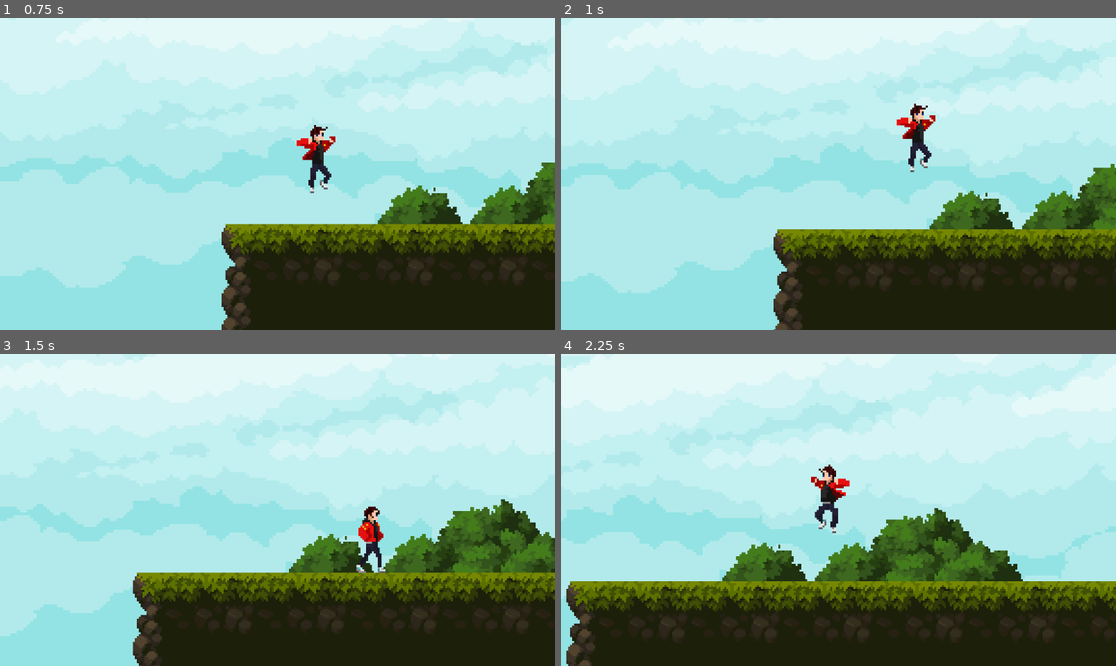
Above: before the commit, frames 1-4 (two rows, left to right).
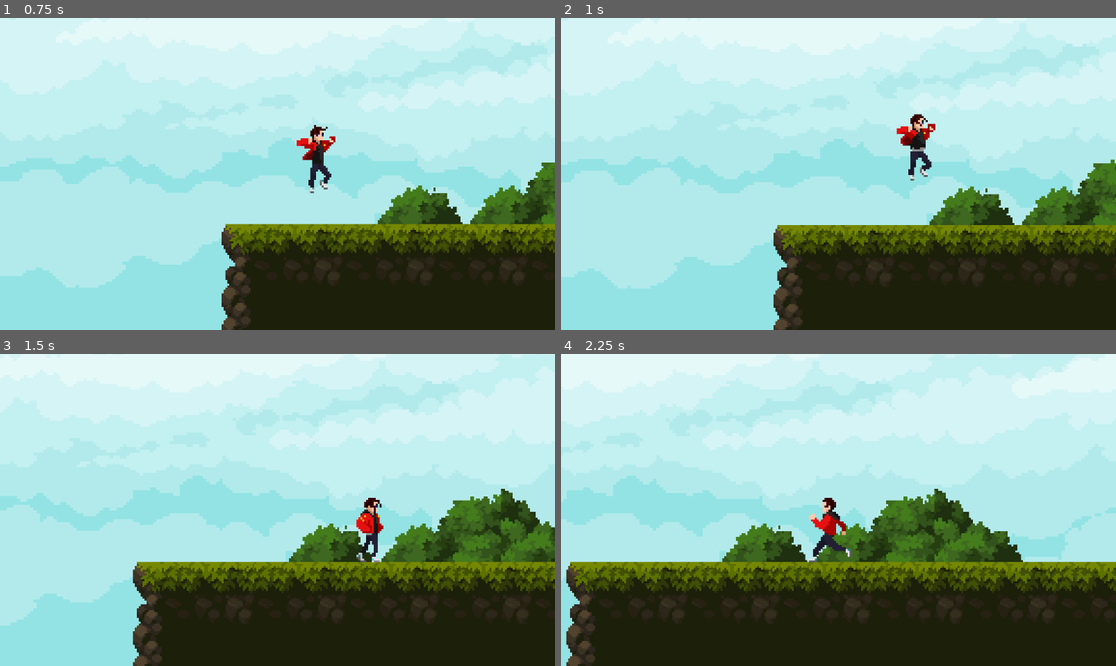
Above: after the commit, the same moments.

Repository: Chackal099/ProjetoPursuit
Game: Godot game, scene res://Levels/test_level.tscn
The game is run twice, just before and just after one commit, with the same random seed, the same clock (stepped at 60 frames per second) and the same inputs.
Inputs:
- Up to frame 1 (0.75 s): hold D (right) from 0.53 s (still down); tap Space (jump) at 0.6 s
- Up to frame 2 (1 s): keep holding D (right); tap Space (jump) at 0.77 s
- Up to frame 3 (1.5 s): keep holding D (right); tap Space (jump) at 1.07 s; tap S (crouch) at 1.35 s
- Up to frame 4 (2.25 s): tap Space (jump) at 1.52, 1.55, 1.82 s; release D (right) at 2.03 s; hold A (left) from 2.03 s (still down); hold Shift (run) from 2.03 s (still down)

Frame 1 is identical in both runs. In frame 2, 8.4% of the frame differs, in the area x 0-100%, y 1-100%; in frame 3, 16%; in frame 4, 27%, in the area x 0-100%, y 0-100%.

Commit message:
double_jump taken off
Took off double jump, rework them with future skills

Diff:
--- a/Character/player.gd
+++ b/Character/player.gd
@@ -7,13 +7,13 @@
 @export var slide_standard : float = 300.0
 @export var slide_counter : float = 300.0
 @export var slide_friction : float = 5.0
-@export var double_jump_velocity : float = -100.0
+#@export var double_jump_velocity : float = -100.0
 
 @onready var animated_sprite : AnimatedSprite2D = $AnimatedSprite2D
 
 # Get the gravity from the project settings to be synced with RigidBody nodes.
 var gravity = ProjectSettings.get_setting("physics/2d/default_gravity")
-var has_double_jumped : bool = false
+#var has_double_jumped : bool = false
 var animation_locked : bool = false
 var direction : Vector2 = Vector2.ZERO
 var was_in_air : bool = false
@@ -24,8 +24,8 @@
 	if not is_on_floor():
 		velocity.y += gravity * delta
 		was_in_air = true
-	else:
-		has_double_jumped = false
+	#else:
+		#has_double_jumped = false
 
 
 		#if was_in_air == true:
@@ -37,8 +37,8 @@
 	if Input.is_action_just_pressed("jump"):
 		if is_on_floor():
 			jump()
-		elif not has_double_jumped:
-			double_jump()
+		#elif not has_double_jumped:
+			#double_jump()
 
 	# Get the input direction and handle the movement/deceleration.
 	# As good practice, you should replace UI actions with custom gameplay actions.
@@ -94,11 +94,11 @@
 	animated_sprite.play("JumpStart")
 	animation_locked = true
 
-func double_jump():
-	velocity.y = double_jump_velocity
-	animated_sprite.play("JumpDouble")
-	animation_locked = true
-	has_double_jumped = true
+#func double_jump():
+#	velocity.y = double_jump_velocity
+#	animated_sprite.play("JumpDouble")
+#	animation_locked = true
+#	has_double_jumped = true
 
 #func land():
 	#animated_sprite.play("JumpEnd")
